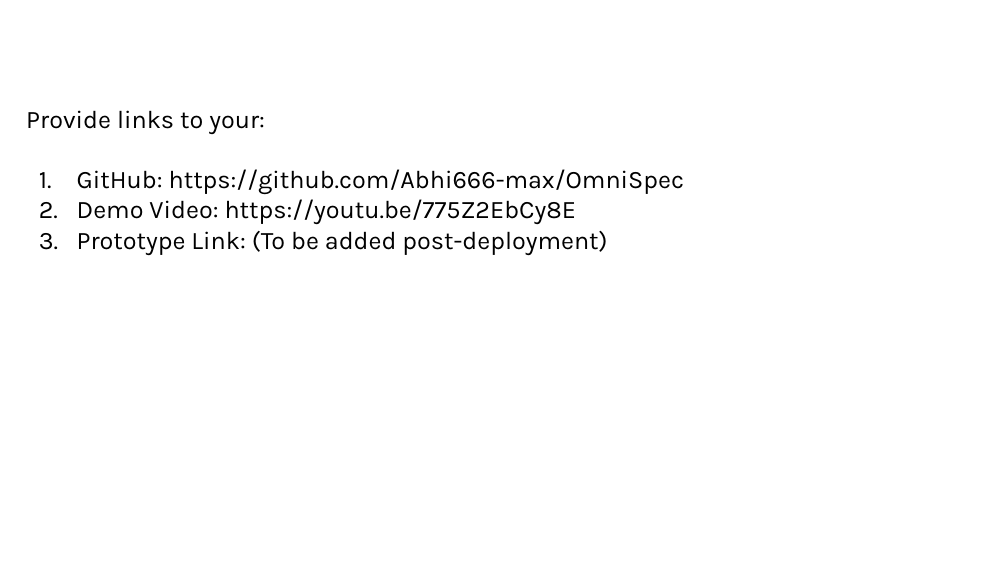
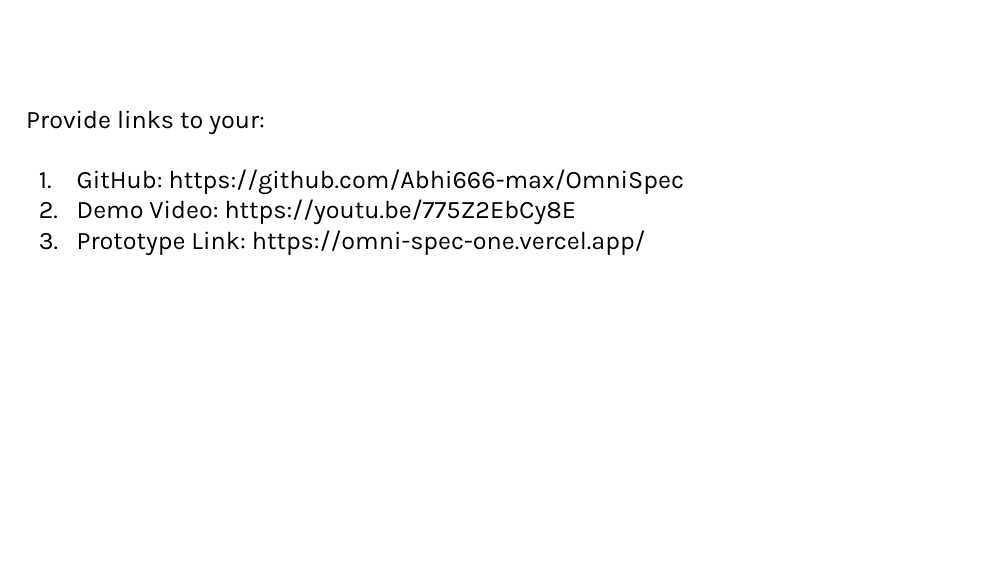
Before and after one commit to Abhi666-max/OmniSpec, a slide deck: slide 13 of Final_OmniSpec_Presentation.pptx (slide 14 before the commit). Drawn at 1008x567 pixels with LibreOffice and Linux fonts; fonts in the diff are those of the drawing; background and template pictures are left out. Boxes give left, top, right and bottom in pixels: in the first picture for what was removed or moved away, otherwise in the second. Text is boxed around its words. In the diff, an @@ line names an element or a change of style, - is before the commit and + after.

Commit message:
Final Presentation Polish: Removed guidelines, fixed image alignment, inserted Vercel URL, populated all blank slides

```diff
--- a/Final_OmniSpec_Presentation.pptx
+++ b/Final_OmniSpec_Presentation.pptx
@@ text at (x1=77, y1=230, x2=646, y2=255): text changed @@
-3. Prototype Link: (To be added post-deployment)
+3. Prototype Link: https://omni-spec-one.vercel.app/
```
Also in this commit, not shown: 11 other slides changed, 1 slide removed, 2 other files.
